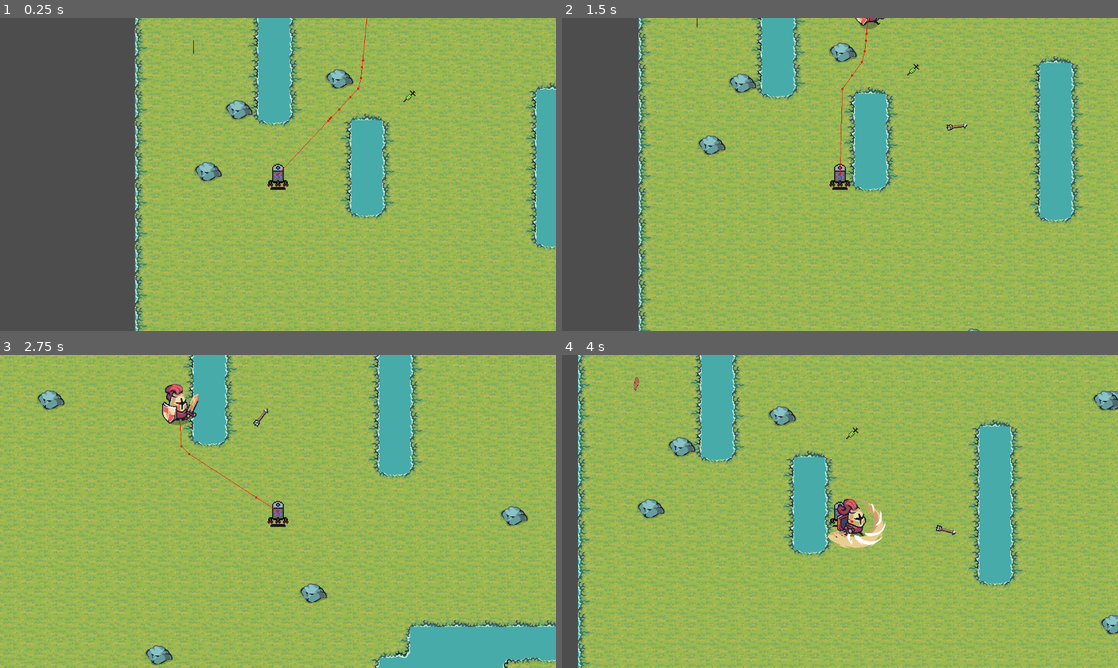
Above: before the commit, frames 1-4 (two rows, left to right).
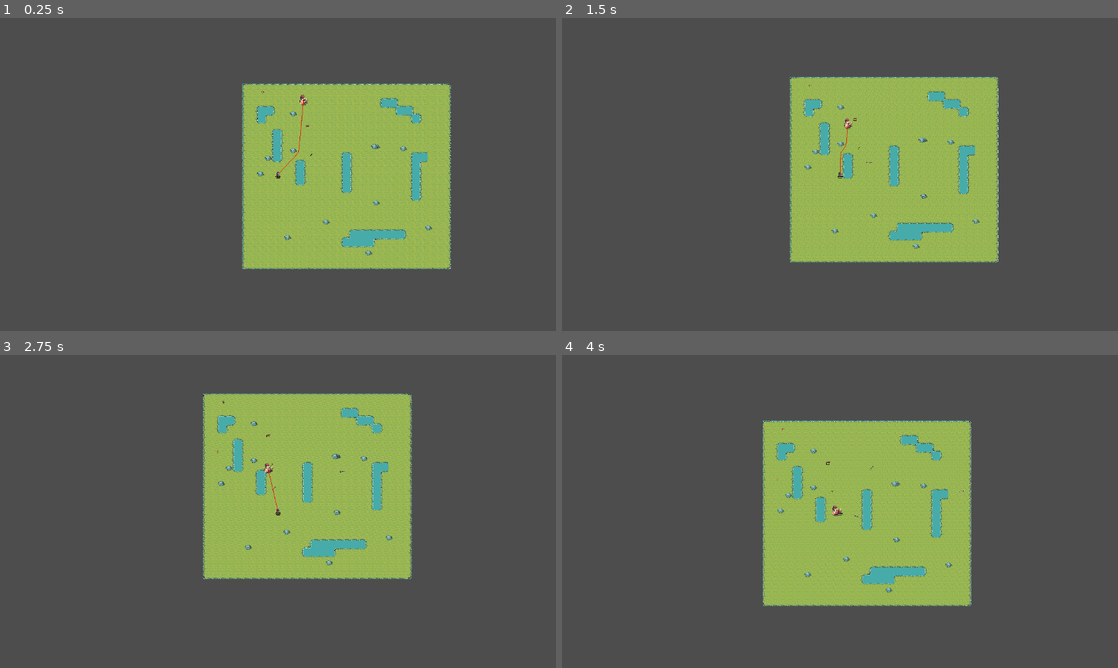
Above: after the commit, the same moments.

Repository: DawsonWhite/Respawn-Rebels
Game: Godot game, scene res://levels/level1.tscn
Two runs of this game, one before a commit and one after it. Both use one fixed random seed, a clock stepped at 60 frames per second and the inputs below.
Inputs (mouse positions are in pixels of both pictures, inside the frame that each line leads up to):
- Up to frame 1 (0.25 s): no input
- Up to frame 2 (1.5 s): move the mouse to (962, 158) at 0.52 s; hold D (right) 0.53-1.28 s; click (962, 158) at 0.6 s; move the mouse to (728, 190) at 1.27 s; hold S (down) from 1.28 s (still down); click (728, 190) at 1.35 s
- Up to frame 3 (2.75 s): move the mouse to (333, 442) at 2.02 s; release S (down) at 2.03 s; hold D (right) from 2.03 s (still down); click (333, 442) at 2.1 s
- Up to frame 4 (4 s): move the mouse to (812, 574) at 2.77 s; release D (right) at 2.78 s; hold W (up) 2.78-3.53 s; click (812, 574) at 2.85 s; move the mouse to (1006, 558) at 3.52 s; hold A (left) from 3.53 s (still down); click (1006, 558) at 3.6 s

The runs differ from the first frame. In frame 1, 63% of the frame differs, in the area x 24-100%, y 0-100%; in frame 2, 72%; in frame 3, 86%, in the area x 0-100%, y 0-100%; in frame 4, 83%.

Commit message:
Added a Killzone
Added a border that destroys projectiles that go outside the map

Diff:
--- a/Characters/player.gd
+++ b/Characters/player.gd
@@ -13,11 +13,10 @@
 var invincible: bool = false
 @onready var inv_timer: Timer = $InvincibilityTimer if has_node("InvincibilityTimer") else null
 
-const SPEED : int = 300
 var max_health: float = 100
 var current_health: int = 100
 var damage_output: float = 20
-var movement_speed: float = 1
+var movement_speed: float = 300
 var direction : Vector2
 var facing_right : bool = true
 @export var can_attack := true
@@ -48,7 +47,7 @@
 	direction = direction.normalized()
 
 func _physics_process(_delta: float) -> void:
-	velocity = direction * SPEED
+	velocity = direction * movement_speed
 	#animatePlayer()
 	move_and_slide()
 	$bullet_spawn.look_at(get_global_mouse_position())
--- a/Characters/player.tscn
+++ b/Characters/player.tscn
@@ -136,7 +136,7 @@
 sprite_frames = SubResource("SpriteFrames_p728j")
 animation = &"idle"
 autoplay = "idle"
-frame_progress = 0.191196
+frame_progress = 0.526875
 
 [node name="CollisionShape2D" type="CollisionShape2D" parent="."]
 shape = SubResource("CapsuleShape2D_eovys")
--- a/Enemies/basicmelee.gd
+++ b/Enemies/basicmelee.gd
@@ -12,8 +12,8 @@
 var player_ref : Player
 var player_in_range: Player = null
 var current_state : STATE
-const SPEED := 250
-var damage_output: float = 35
+const SPEED := 200
+var damage_output: float = 1
 var already_hit: Array = []
 var can_attack := true
 @export var attack_cooldown := 2.0
--- a/Enemies/basicmelee.tscn
+++ b/Enemies/basicmelee.tscn
@@ -1,7 +1,7 @@
 [gd_scene load_steps=10 format=3 uid="uid://bkpmstqjpnyat"]
 
 [ext_resource type="Script" path="res://Enemies/basicmelee.gd" id="1_id60u"]
-[ext_resource type="Texture2D" uid="uid://cp8tqb7k3buio" path="res://assets/Units/Red Units/Warrior/Warrior_Attack1.png" id="2_m465e"]
+[ext_resource type="Texture2D" uid="uid://6notc0fryf1v" path="res://assets/Units/Red Units/Warrior/Warrior_Idle.png" id="2_77b2y"]
 
 [sub_resource type="CircleShape2D" id="CircleShape2D_2ihh5"]
 radius = 16.0
@@ -239,7 +239,7 @@
 script = ExtResource("1_id60u")
 
 [node name="Sprite2D" type="Sprite2D" parent="."]
-texture = ExtResource("2_m465e")
+texture = ExtResource("2_77b2y")
 hframes = 8
 
 [node name="CollisionShape2D" type="CollisionShape2D" parent="."]
--- a/arrow_2.0.gd
+++ b/arrow_2.0.gd
@@ -9,6 +9,7 @@
 
 
 func _ready() -> void:
+	add_to_group("Arrow")
 	global_position = pos
 	global_rotation = rota
 
@@ -22,3 +23,7 @@
 	if body.is_in_group("Enemies"):
 		body.take_damage(damage)
 		queue_free()
+
+func _on_area_entered(area: Area2D) -> void:
+	if area.is_in_group("KillZone"):
+		queue_free()
--- a/levels/level1.tscn
+++ b/levels/level1.tscn
@@ -13,6 +13,18 @@
 [sub_resource type="NavigationPolygon" id="NavigationPolygon_np1u8"]
 vertices = PackedVector2Array(1370, 1290, 1544, 1236.35, 1566.18, 1230.42, 1702, 1510, 1354, 1306, 1498, 330, 1546, 550 …(3304 unchanged characters)…
 polygons = Array[PackedInt32Array]([PackedInt32Array(0, 1, 2, 3, 4), PackedInt32Array(5, 6, 7, 8, 9), PackedInt32Array( …(5225 unchanged characters)…
+
+[sub_resource type="RectangleShape2D" id="RectangleShape2D_1d30f"]
+size = Vector2(1856, 64)
+
+[sub_resource type="RectangleShape2D" id="RectangleShape2D_n10ye"]
+size = Vector2(1920, 64)
+
+[sub_resource type="RectangleShape2D" id="RectangleShape2D_bmvgo"]
+size = Vector2(64, 1728)
+
+[sub_resource type="RectangleShape2D" id="RectangleShape2D_mdkq7"]
+size = Vector2(64, 1792)
 
 [node name="Level1" type="Node2D" groups=["MainScene"]]
 
@@ -35,6 +47,7 @@
 position = Vector2(296, 752)
 
 [node name="Camera2D" type="Camera2D" parent="Player3"]
+zoom = Vector2(0.25, 0.25)
 
 [node name="BisonSteak" parent="." instance=ExtResource("6_pdpul")]
 position = Vector2(121, 487)
@@ -54,3 +67,37 @@
 
 [node name="SoldierSyringe" parent="." instance=ExtResource("9_lf3p4")]
 position = Vector2(569, 589)
+
+[node name="KillZone" type="Node2D" parent="."]
+
+[node name="Top" type="Area2D" parent="KillZone" groups=["KillZone"]]
+collision_layer = 16
+collision_mask = 11
+
+[node name="CollisionShape2D" type="CollisionShape2D" parent="KillZone/Top" groups=["KillZone"]]
+position = Vector2(864, -96)
+shape = SubResource("RectangleShape2D_1d30f")
+
+[node name="Bottom" type="Area2D" parent="KillZone" groups=["KillZone"]]
+collision_layer = 16
+collision_mask = 11
+
+[node name="CollisionShape2D" type="CollisionShape2D" parent="KillZone/Bottom" groups=["KillZone"]]
+position = Vector2(832, 1632)
+shape = SubResource("RectangleShape2D_n10ye")
+
+[node name="Left" type="Area2D" parent="KillZone" groups=["KillZone"]]
+collision_layer = 16
+collision_mask = 11
+
+[node name="CollisionShape2D" type="CollisionShape2D" parent="KillZone/Left" groups=["KillZone"]]
+position = Vector2(-96, 736)
+shape = SubResource("RectangleShape2D_bmvgo")
+
+[node name="Right" type="Area2D" parent="KillZone/Left" groups=["KillZone"]]
+collision_layer = 16
+collision_mask = 11
+
+[node name="CollisionShape2D" type="CollisionShape2D" parent="KillZone/Left/Right" groups=["KillZone"]]
+position = Vector2(1824, 768)
+shape = SubResource("RectangleShape2D_mdkq7")
--- a/prefabs/Arrow/shoot.tscn
+++ b/prefabs/Arrow/shoot.tscn
@@ -8,7 +8,7 @@
 
 [node name="Area2D" type="Area2D"]
 collision_layer = 8
-collision_mask = 2
+collision_mask = 18
 script = ExtResource("1_72tnv")
 
 [node name="Sprite2D" type="Sprite2D" parent="."]
@@ -17,4 +17,5 @@
 [node name="CollisionShape2D" type="CollisionShape2D" parent="."]
 shape = SubResource("RectangleShape2D_43uhu")
 
+[connection signal="area_entered" from="." to="." method="_on_area_entered"]
 [connection signal="body_entered" from="." to="." method="_on_body_entered"]
--- a/project.godot
+++ b/project.godot
@@ -29,6 +29,7 @@
 Player=""
 MainScene=""
 Enemies=""
+KillZone=""
 
 [input]
 
@@ -68,6 +69,7 @@
 2d_physics/layer_2="Enemy"
 2d_physics/layer_3="Environment"
 2d_physics/layer_4="Projectiles"
+2d_physics/layer_5="Clear"
 
 [rendering]
 
Not shown: 1 places in Items/bison_steak.tscn that only renumber resources
Not shown: 1 places in levels/level1.tscn that only renumber resources
